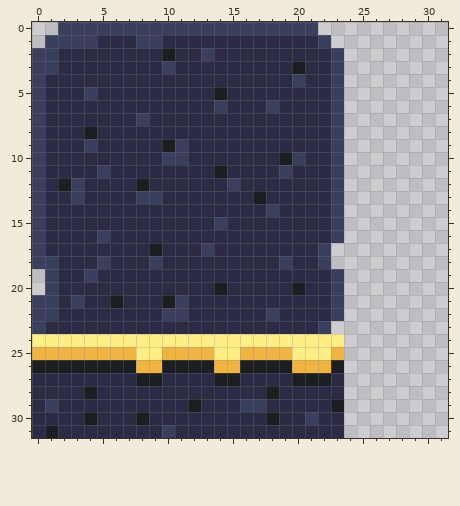
File history of a pixel-art sprite, dive/Levels/Tileset1.png. Above: the version before the commit.
The file is 32x32 pixels.
Once edited:
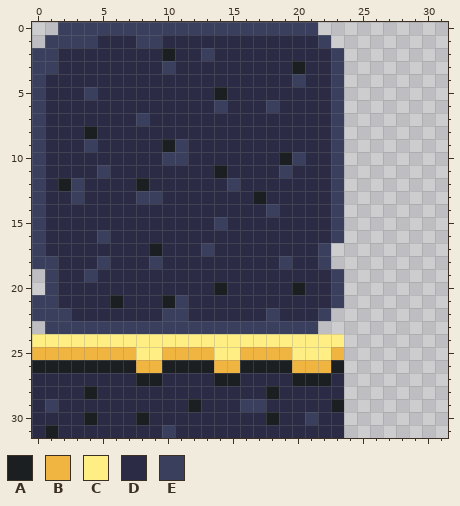
Palette (. is transparent): A #1b1f21  B #f0b541  C #ffee83  D #2b2b45  E #3a3f5e
What changed:
Colour E gives way to colour D in row 21 at x 3.
Colour D gives way to colour E in row 22 at x 2 and 22; in row 23 at x 1 to 21.
Colour E is removed in row 22 at x 23; in row 23 at x 0 and 22.
